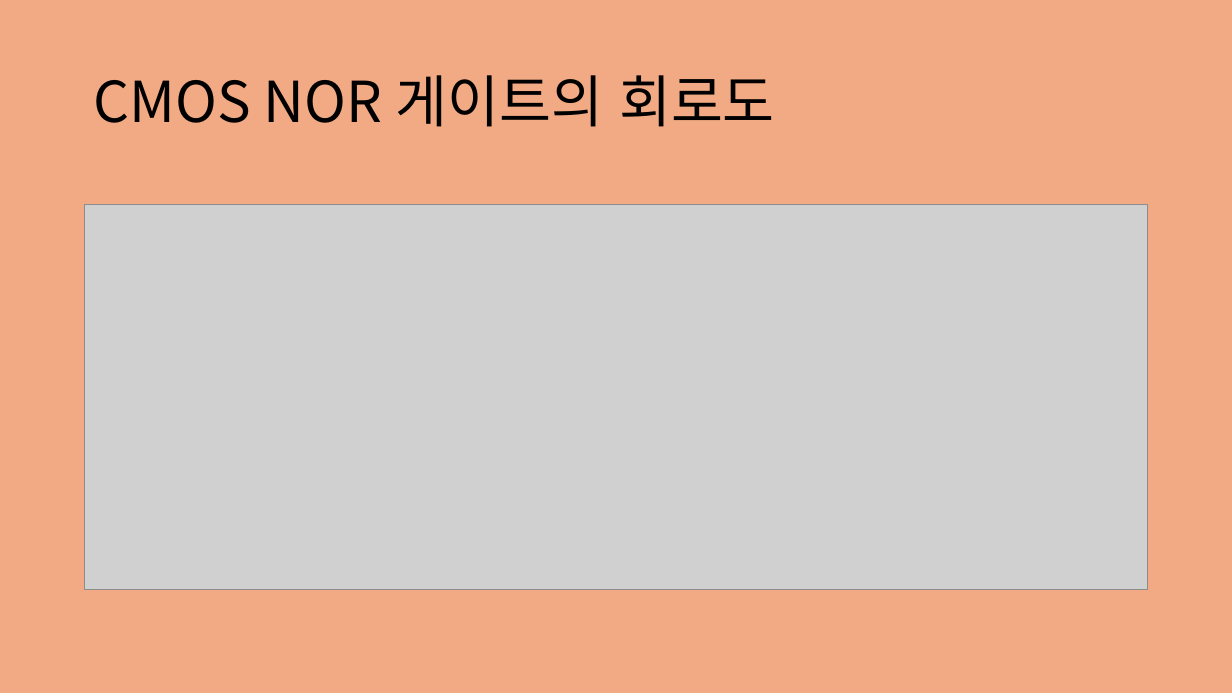
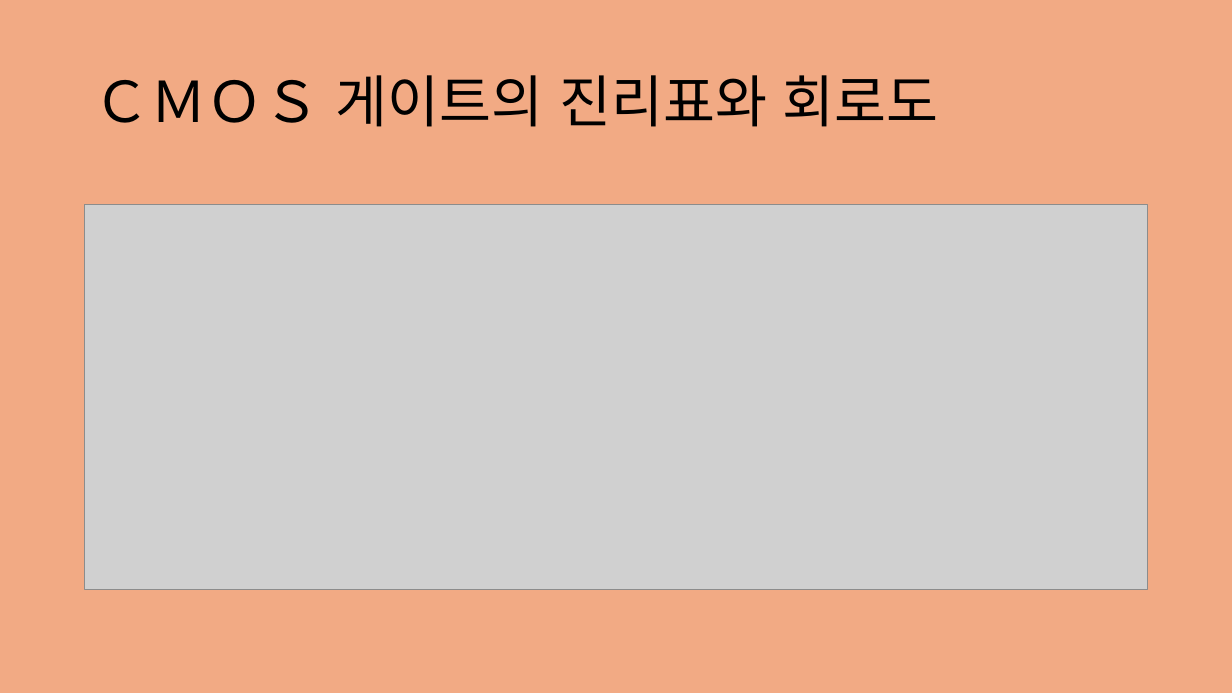
Before and after one commit to jwl1109/IOT, a slide deck: slide 7 of VLSI design 설계 실습/2025-05-29.pptx (slide 3 before the commit). Drawn at 1232x693 pixels with LibreOffice and Linux fonts; fonts in the diff are those of the drawing; grey boxes stand for pictures. Boxes give left, top, right and bottom in pixels: in the first picture for what was removed or moved away, otherwise in the second. Text is boxed around its words. In the diff, an @@ line names an element or a change of style, - is before the commit and + after.

```diff
--- a/VLSI design 설계 실습/2025-05-29.pptx
+++ b/VLSI design 설계 실습/2025-05-29.pptx
@@ title at [94, 75, 939, 127]: text changed @@
-CMOS NOR 게이트의 회로도
+ＣＭＯＳ 게이트의 진리표와 회로도
```
Also in this commit, not shown: 1 other slide changed, 2 slides added, 1 other file.
